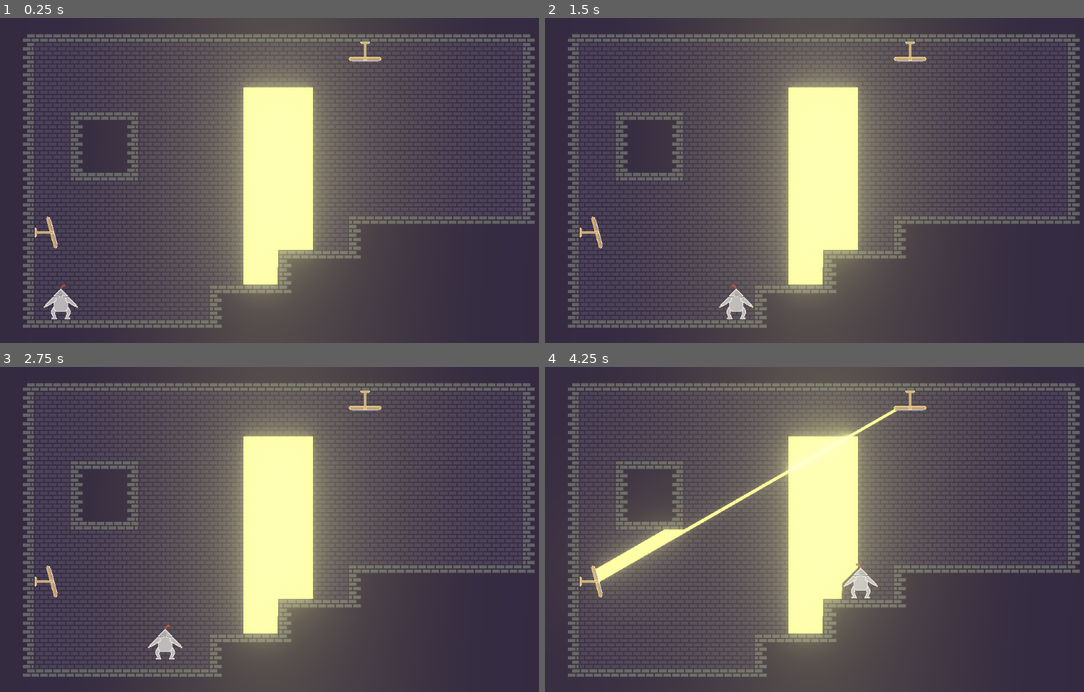
Above: before the commit, frames 1-4 (two rows, left to right).
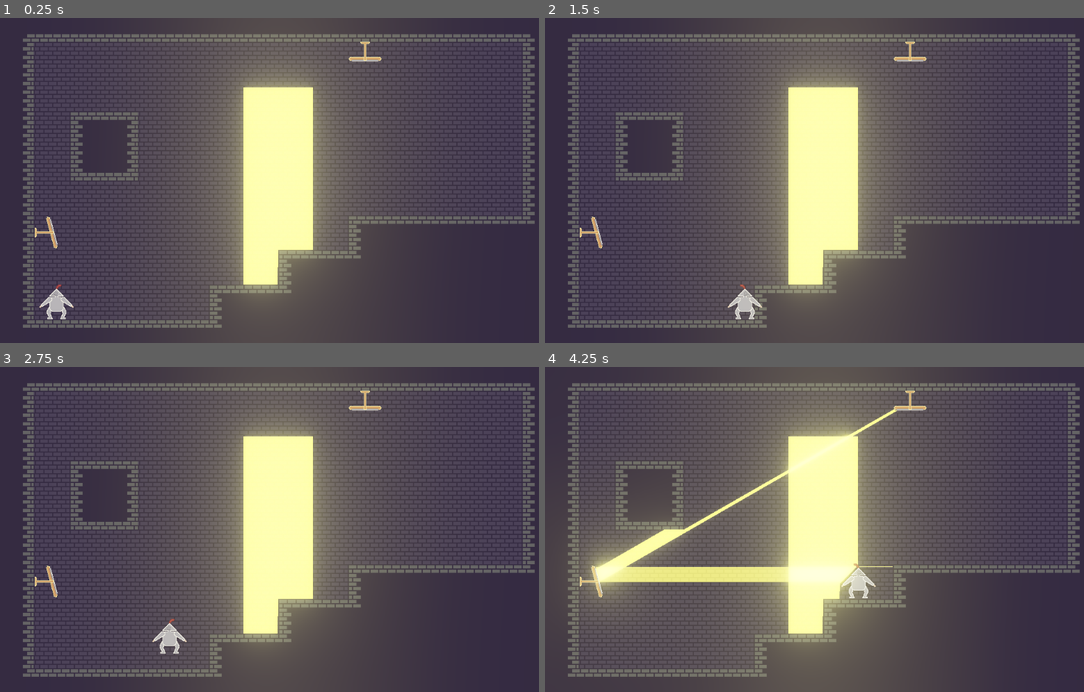
Above: after the commit, the same moments.

Repository: marc-jones/game-off-2022
Game: Godot game, scene res://nodes/PlayState.tscn
Two runs of this game, one before a commit and one after it. Both use one fixed random seed, a clock stepped at 60 frames per second and the inputs below.
Inputs:
- Up to frame 1 (0.25 s): no input
- Up to frame 2 (1.5 s): tap Enter at 0.5 s; hold Right (move_right) from 0.53 s (still down); tap Space (jump) at 0.77 s
- Up to frame 3 (2.75 s): tap Space (jump) at 1.52 s; release Right (move_right) at 2.03 s; hold Left (move_left) from 2.03 s (still down)
- Up to frame 4 (4.25 s): release Left (move_left) at 2.78 s; hold Right (move_right) from 2.78 s (still down); tap Space (jump) at 3.02, 3.77 s

The runs differ from the first frame. In frame 1, 0.3% of the frame differs, in the area x 7-15%, y 82-93%; in frame 2, 0.4%; in frame 3, 0.3%; in frame 4, 3.6%, in the area x 6-65%, y 54-74%.

Commit message:
Better collision layering

Diff:
--- a/nodes/LightRay.tscn
+++ b/nodes/LightRay.tscn
@@ -4,5 +4,6 @@
 
 [node name="LightRay" type="RayCast2D"]
 enabled = true
-collision_mask = 3
+collision_mask = 2
+collide_with_areas = true
 script = ExtResource( 1 )
--- a/nodes/PlayState.tscn
+++ b/nodes/PlayState.tscn
@@ -1,8 +1,7 @@
-[gd_scene load_steps=31 format=2]
-
-[ext_resource path="res://scripts/Player.gd" type="Script" id=1]
+[gd_scene load_steps=30 format=2]
+
+[ext_resource path="res://nodes/Player.tscn" type="PackedScene" id=1]
 [ext_resource path="res://scripts/LightManager.gd" type="Script" id=2]
-[ext_resource path="res://assets/knight/knight.png" type="Texture" id=3]
 [ext_resource path="res://assets/tiles/tileset.png" type="Texture" id=4]
 [ext_resource path="res://assets/tiles/brick.png" type="Texture" id=5]
 [ext_resource path="res://nodes/Mirror.tscn" type="PackedScene" id=6]
@@ -263,6 +262,8 @@
 position = Vector2( 0, -20 )
 tile_set = SubResource( 1 )
 show_collision = true
+collision_layer = 3
+collision_mask = 3
 format = 1
 tile_data = PoolIntArray( -1, 2, 1, -65536, 2, 2, -65535, 2, 2, -65534, 2, 2, -65533, 2, 2, -65532, 2, 2, -65531, 2, 2, …(3231 unchanged characters)…
 
@@ -278,16 +279,8 @@
 default_color = Color( 1, 1, 1, 1 )
 end_cap_mode = 2
 
-[node name="Player" type="KinematicBody2D" parent="."]
-position = Vector2( 112, 524 )
-script = ExtResource( 1 )
-
-[node name="Sprite" type="Sprite" parent="Player"]
-texture = ExtResource( 3 )
-
-[node name="CollisionPolygon2D" type="CollisionPolygon2D" parent="Player"]
-position = Vector2( -155, -152 )
-polygon = PoolVector2Array( 155, 128, 187, 160, 171, 184, 139, 184, 123, 160 )
+[node name="Player" parent="." instance=ExtResource( 1 )]
+position = Vector2( 104, 524 )
 
 [node name="WorldEnvironment" type="WorldEnvironment" parent="."]
 environment = SubResource( 2 )
--- /dev/null
+++ b/nodes/Player.tscn
@@ -0,0 +1,22 @@
+[gd_scene load_steps=4 format=2]
+
+[ext_resource path="res://scripts/Player.gd" type="Script" id=1]
+[ext_resource path="res://assets/knight/knight.png" type="Texture" id=2]
+[ext_resource path="res://scripts/PlayerMirror.gd" type="Script" id=3]
+
+[node name="Player" type="KinematicBody2D"]
+script = ExtResource( 1 )
+
+[node name="Sprite" type="Sprite" parent="."]
+texture = ExtResource( 2 )
+
+[node name="Area2D" type="Area2D" parent="."]
+collision_layer = 2
+collision_mask = 2
+script = ExtResource( 3 )
+
+[node name="CollisionPolygon2D" type="CollisionPolygon2D" parent="Area2D"]
+polygon = PoolVector2Array( -32, 8, 0, -24, 32, 8 )
+
+[node name="CollisionPolygon2D" type="CollisionPolygon2D" parent="."]
+polygon = PoolVector2Array( 0, -24, -16, -8, -16, 32, 16, 32, 16, -8 )
--- a/scripts/Player.gd
+++ b/scripts/Player.gd
@@ -5,7 +5,6 @@
 const JUMP_SPEED = 600
 const MASS = 20
 const CAYOTE_TIME = 0.1
-const shiny = true
 
 var velocity = Vector2()
 var jumping = false
--- /dev/null
+++ b/scripts/PlayerMirror.gd
@@ -0,0 +1,6 @@
+extends Area2D
+
+const shiny = true
+
+func _ready():
+	pass # Replace with function body.
